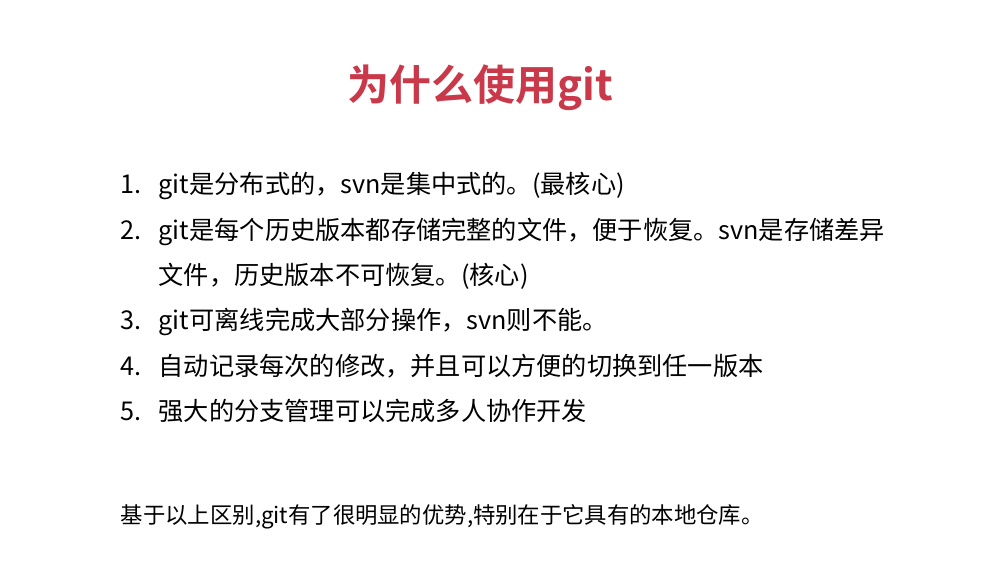
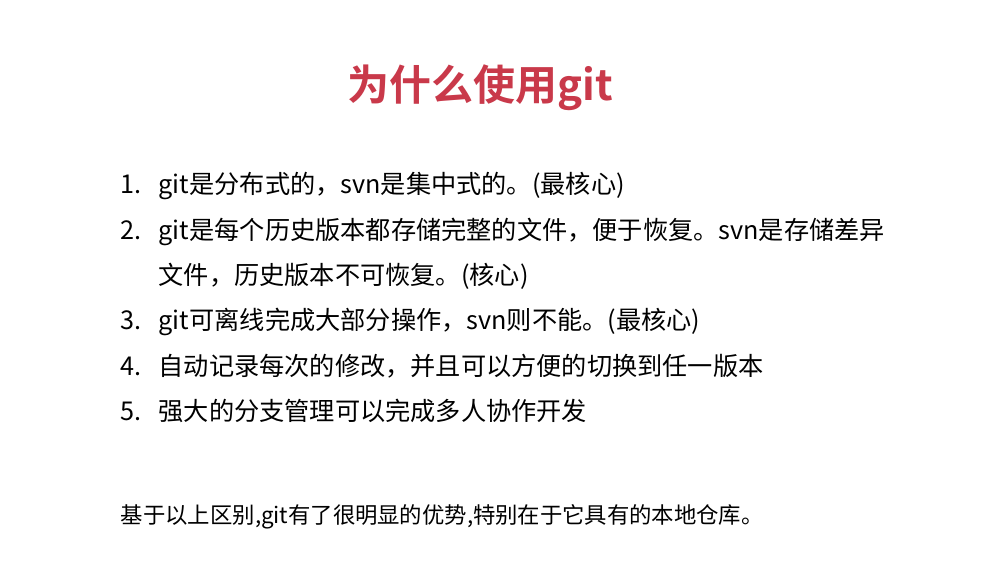
Before and after one commit to JSFFZL/Courseware-PPT, a slide deck: slide 5 of git.pptx (slide 4 before the commit). Drawn at 1008x567 pixels with LibreOffice and Linux fonts; fonts in the diff are those of the drawing; background and template pictures are left out. Boxes give left, top, right and bottom in pixels: in the first picture for what was removed or moved away, otherwise in the second. Text is boxed around its words. In the diff, an @@ line names an element or a change of style, - is before the commit and + after.

```diff
--- a/git.pptx
+++ b/git.pptx
@@ text at (159, 307, 701, 336): text changed @@
-3. git可离线完成大部分操作，svn则不能。
+3. git可离线完成大部分操作，svn则不能。(最核心)
```
Also in this commit, not shown: 3 other slides changed, 3 other files.
